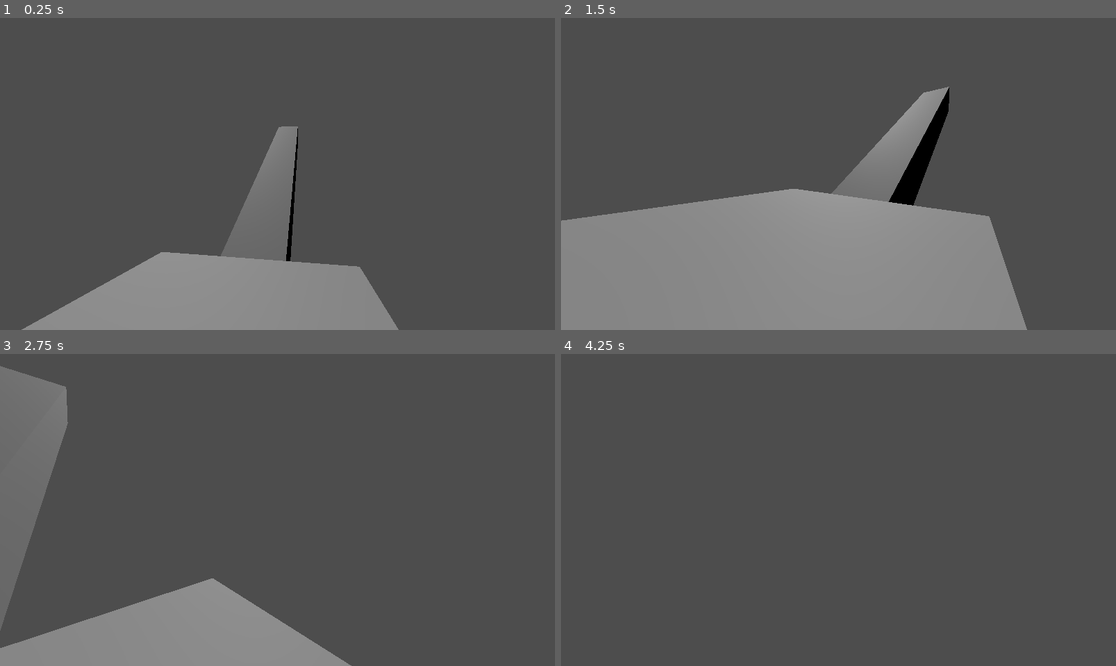
Above: before the commit, frames 1-4 (two rows, left to right).
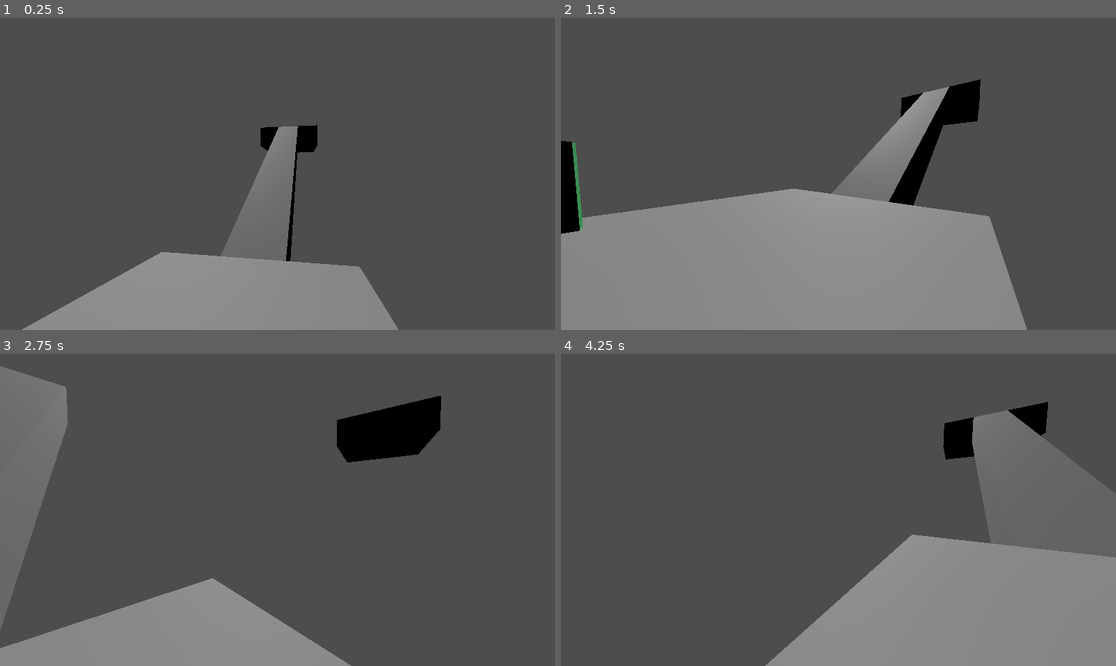
Above: after the commit, the same moments.

Repository: danitheturtle/godly-pets-delivery-service
Game: Godot game, scene res://scenes/main.tscn
Two runs of this game, one before a commit and one after it. Both use one fixed random seed, a clock stepped at 60 frames per second and the inputs below.
Inputs (mouse positions are in pixels of both pictures, inside the frame that each line leads up to):
- Up to frame 1 (0.25 s): no input
- Up to frame 2 (1.5 s): tap Enter at 0.5 s; move the mouse to (960, 158) at 0.52 s; press the mouse at (960, 158) at 0.53 s; hold D (right) 0.53-1.28 s; move the mouse to (810, 174) at 1.27 s; release the mouse at (810, 174) at 1.28 s; hold W (forward) from 1.28 s (still down); tap E (rotate_clockwise) at 1.35 s
- Up to frame 3 (2.75 s): keep holding W (forward); move the mouse to (288, 503) at 2.02 s; hold Q (rotate_counter_clockwise) from 2.03 s (still down)
- Up to frame 4 (4.25 s): move the mouse to (832, 516) at 2.77 s; release Q (rotate_counter_clockwise) at 2.78 s; tap X (toggle_cursor) at 2.85 s; move the mouse to (1005, 556) at 3.52 s; release W (forward) at 3.53 s; press the mouse at (1005, 556) at 3.53 s; hold A (left) from 3.53 s (still down); tap R (reset, bound only after the commit) at 4.15 s

The runs differ from the first frame. In frame 1, 0.5% of the frame differs, in the area x 46-58%, y 34-44%; in frame 2, 1.8%; in frame 3, 2.8%; in frame 4, 25%, in the area x 36-100%, y 15-100%.

Commit message:
added checkpoint reset system and wrote design docs for lots of mechanics

Diff:
--- a/godot/project.godot
+++ b/godot/project.godot
@@ -17,7 +17,8 @@
 
 [autoload]
 
-Utils="*res://scripts/utils.gd"
+Utils="*res://scripts/globals/utils.gd"
+State="*res://scripts/globals/state.gd"
 
 [display]
 
@@ -119,6 +120,11 @@
 "events": [Object(InputEventKey,"resource_local_to_scene":false,"resource_name":"","device":-1,"window_id":0,"alt_press …(190 unchanged characters)…
 ]
 }
+reset={
+"deadzone": 0.2,
+"events": [Object(InputEventKey,"resource_local_to_scene":false,"resource_name":"","device":-1,"window_id":0,"alt_pressed":false,"shift_pressed":false,"ctrl_pressed":false,"meta_pressed":false,"pressed":false,"keycode":0,"physical_keycode":82,"key_label":0,"unicode":114,"location":0,"echo":false,"script":null)
+]
+}
 
 [rendering]
 
--- /dev/null
+++ b/godot/scenes/checkpoint/checkpoint.gd
@@ -0,0 +1,19 @@
+extends Area3D
+class_name Checkpoint
+
+@export var isFirstInLevel: bool = false
+
+func activate_checkpoint() -> void:
+	State.lastCheckpoint = self
+
+func _unhandled_input(event: InputEvent ) -> void:
+	var eventHandled: bool = false
+	if (event.is_action("reset")):
+		if (isFirstInLevel || State.lastCheckpoint == self):
+			for resetable in State.touchedNodes:
+				resetable.reset()
+			State.player.transform.origin = transform.origin
+			eventHandled = true
+	# tell game event was handled and stop propagating
+	if (eventHandled):
+		get_tree().root.set_input_as_handled()
--- /dev/null
+++ b/godot/scenes/checkpoint/checkpoint.tscn
@@ -0,0 +1,24 @@
+[gd_scene load_steps=5 format=3 uid="uid://cyksofbl60ciy"]
+
+[ext_resource type="Script" uid="uid://dnavovcj455q7" path="res://scenes/checkpoint/checkpoint.gd" id="1_w77t2"]
+
+[sub_resource type="BoxMesh" id="BoxMesh_w77t2"]
+size = Vector3(0.5, 2, 0.5)
+
+[sub_resource type="StandardMaterial3D" id="StandardMaterial3D_w77t2"]
+albedo_color = Color(0.21176471, 0.6627451, 0.35686275, 1)
+
+[sub_resource type="BoxShape3D" id="BoxShape3D_tefeu"]
+size = Vector3(3, 2, 3)
+
+[node name="Checkpoint" type="Area3D"]
+script = ExtResource("1_w77t2")
+
+[node name="MeshInstance3D" type="MeshInstance3D" parent="."]
+transform = Transform3D(1, 0, 0, 0, 1, 0, 0, 0, 1, 0, 1, 0)
+mesh = SubResource("BoxMesh_w77t2")
+surface_material_override/0 = SubResource("StandardMaterial3D_w77t2")
+
+[node name="CollisionShape3D" type="CollisionShape3D" parent="."]
+transform = Transform3D(1, 0, 0, 0, 1, 0, 0, 0, 1, 0, 1, 0)
+shape = SubResource("BoxShape3D_tefeu")
--- a/godot/scenes/main.tscn
+++ b/godot/scenes/main.tscn
@@ -1,12 +1,17 @@
-[gd_scene load_steps=4 format=3 uid="uid://b64n2vugr0k72"]
+[gd_scene load_steps=5 format=3 uid="uid://b64n2vugr0k72"]
 
-[ext_resource type="PackedScene" uid="uid://ck2nk1xw7ihca" path="res://scenes/square_platform.tscn" id="1_jyhfs"]
-[ext_resource type="PackedScene" uid="uid://c0thkvhu37he4" path="res://scenes/player.tscn" id="1_o5qli"]
-[ext_resource type="PackedScene" uid="uid://b7ncvtwv1mvuy" path="res://scenes/stairs.tscn" id="3_sugp2"]
+[ext_resource type="PackedScene" uid="uid://ck2nk1xw7ihca" path="res://scenes/platform/square_platform.tscn" id="1_jyhfs"]
+[ext_resource type="PackedScene" uid="uid://c0thkvhu37he4" path="res://scenes/player/player.tscn" id="1_o5qli"]
+[ext_resource type="PackedScene" uid="uid://cyksofbl60ciy" path="res://scenes/checkpoint/checkpoint.tscn" id="1_tbgi4"]
+[ext_resource type="PackedScene" uid="uid://b7ncvtwv1mvuy" path="res://scenes/stairs/stairs.tscn" id="3_sugp2"]
 
 [node name="Node3D" type="Node3D"]
 
 [node name="SquarePlatform" parent="." instance=ExtResource("1_jyhfs")]
+
+[node name="Checkpoint" parent="SquarePlatform" instance=ExtResource("1_tbgi4")]
+transform = Transform3D(1, 0, 0, 0, 1, 0, 0, 0, 1, 2.872136, 1.4925458, 3.1202965)
+isFirstInLevel = true
 
 [node name="CharacterBody3D" parent="." instance=ExtResource("1_o5qli")]
 transform = Transform3D(-0.14483972, 0, 0.9894551, 0, 1, 0, -0.9894551, 0, -0.14483972, 2.8130512, 4.254733, -2.2026155)
@@ -16,3 +21,6 @@
 
 [node name="RotatingStaircase" parent="." instance=ExtResource("3_sugp2")]
 transform = Transform3D(1, 0, 0, 0, 1, 0, 0, 0, 1, -14.25, 5.625, 0)
+
+[node name="SquarePlatform2" parent="." instance=ExtResource("1_jyhfs")]
+transform = Transform3D(1, 0, 0, 0, 1, 0, 0, 0, 1, -28.5, 11.25, 0)
--- a/godot/scripts/platform.gd
+++ b/godot/scenes/platform/platform.gd
@@ -1,16 +1,16 @@
 extends AnimatableBody3D
 class_name Platform
 
-@export var secondsPerRotation = 1.0
-@export var secondsPerStairRotation = 1.0
-@export var rotationStops = 4
-@export var displayBasis: Basis = transform.basis
+@export var secondsPerRotation: float = 1.0
+@export var secondsPerStairRotation: float = 1.0
+@export var rotationStops: int = 4
 
-@onready var pivotsParent = $Pivots
-@onready var actorDetector = $ActorDetector
+@onready var pivotsParent: Node3D = $Pivots
+@onready var actorDetector: Area3D = $ActorDetector
+@onready var initialTransform: Transform3D = Transform3D(transform)
 
 var basisStops: Array[Basis] = []
-var rotationDir = 0
+var rotationDir: int = 0
 var rotationIndex: int = 0
 var rotationTimer: float = 0.0
 
@@ -20,17 +20,17 @@
 var pivotsRotationIndex: int = 0
 var pivotsRotationTimer: float = 0.0
 
-var platformControlled = false
+var platformControlled: bool = false
 
-var clockwiseQueued = false
-var counterClockwiseQueued = false
-var pivotsClockwiseQueued = false
-var pivotsCounterClockwiseQueued = false
+var clockwiseQueued: bool = false
+var counterClockwiseQueued: bool = false
+var pivotsClockwiseQueued: bool = false
+var pivotsCounterClockwiseQueued: bool = false
 
 func _ready() -> void:
 	# calculate the bases this platform can stop at
 	basisStops.append(Basis(transform.basis))
-	var rotationPerStepRad = TAU / rotationStops
+	var rotationPerStepRad: float = TAU / rotationStops
 	for i in range(1, rotationStops):
 		basisStops.append(basisStops[0].rotated(Vector3.UP, i*rotationPerStepRad).orthonormalized())
 
@@ -46,7 +46,6 @@
 	pass
 
 func _physics_process(delta: float) -> void:
-	displayBasis = pivots[0].transform.basis
 	if (rotationDir == 0):
 		if (clockwiseQueued):
 			clockwiseQueued = false
@@ -93,8 +92,22 @@
 		eventHandled = true
 	# tell game event was handled and stop propagating
 	if (eventHandled):
+		State.touchedNodes.append(self)
 		get_tree().root.set_input_as_handled()
 	pass
+
+func reset() -> void:
+	rotationDir = 0
+	rotationIndex = 0
+	rotationTimer = 0.0
+	pivotsRotationDir = 0
+	pivotsRotationIndex = 0
+	pivotsRotationTimer = 0.0
+	clockwiseQueued = false
+	counterClockwiseQueued = false
+	pivotsClockwiseQueued = false
+	pivotsCounterClockwiseQueued = false
+	transform = initialTransform
 
 func rotate_platform(delta: float) -> void:
 	rotationTimer += delta
@@ -127,6 +140,7 @@
 		var pivotCollisions = nextPivot.get_overlapping_bodies()
 		for col in pivotCollisions:
 			if (col is Stairs && col.get_parent() != nextPivot):
+				State.touchedNodes.append(col)
 				col.reparent(nextPivot, true)
 	pass
 
--- a/godot/scenes/square_platform.tscn
+++ b/godot/scenes/platform/square_platform.tscn
@@ -1,6 +1,6 @@
 [gd_scene load_steps=6 format=3 uid="uid://ck2nk1xw7ihca"]
 
-[ext_resource type="Script" uid="uid://b6r0nkerqmy6f" path="res://scripts/platform.gd" id="1_klhda"]
+[ext_resource type="Script" uid="uid://b6r0nkerqmy6f" path="res://scenes/platform/platform.gd" id="1_klhda"]
 
 [sub_resource type="BoxShape3D" id="BoxShape3D_sgp6g"]
 size = Vector3(9, 3, 9)
--- a/godot/scripts/player.gd
+++ b/godot/scenes/player/player.gd
@@ -1,5 +1,4 @@
 extends CharacterBody3D
-
 class_name Player
 
 @export var GRAVITY = -2
@@ -16,10 +15,10 @@
 
 # Called when the node enters the scene tree for the first time.
 func _ready() -> void:
-	pass
+	State.player = self
 
-func _process(_delta: float) -> void:
-	pass
+#func _process(_delta: float) -> void:
+	#pass
 
 func _physics_process(_delta: float) -> void:
 	if (cameraMoveDir.y < 0 && camera.rotation_degrees.x < 85) || (cameraMoveDir.y > 0 && camera.rotation_degrees.x > -85):
--- a/godot/scenes/player.tscn
+++ b/godot/scenes/player/player.tscn
@@ -1,6 +1,6 @@
 [gd_scene load_steps=4 format=3 uid="uid://c0thkvhu37he4"]
 
-[ext_resource type="Script" uid="uid://c38wmb61wavf1" path="res://scripts/player.gd" id="1_3vyb7"]
+[ext_resource type="Script" uid="uid://c38wmb61wavf1" path="res://scenes/player/player.gd" id="1_3vyb7"]
 
 [sub_resource type="CapsuleShape3D" id="CapsuleShape3D_3vyb7"]
 
--- /dev/null
+++ b/godot/scenes/stairs/stairs.gd
@@ -0,0 +1,9 @@
+extends AnimatableBody3D
+class_name Stairs
+
+@onready var initialParent = get_parent()
+@onready var initialTransform = Transform3D(transform)
+
+func reset() -> void:
+	reparent(initialParent, false)
+	transform = initialTransform
--- a/godot/scenes/stairs.tscn
+++ b/godot/scenes/stairs/stairs.tscn
@@ -1,8 +1,8 @@
 [gd_scene load_steps=4 format=3 uid="uid://b7ncvtwv1mvuy"]
 
-[ext_resource type="Script" uid="uid://uj5of8tsma8f" path="res://scripts/stairs.gd" id="1_t8gvg"]
-[ext_resource type="ArrayMesh" uid="uid://d3ywv5epcksy6" path="res://assets/staircase.obj" id="2_alqbs"]
-[ext_resource type="Shape3D" uid="uid://b6nqhrfkchyh8" path="res://assets/staircase.tres" id="3_frutw"]
+[ext_resource type="Script" uid="uid://uj5of8tsma8f" path="res://scenes/stairs/stairs.gd" id="1_t8gvg"]
+[ext_resource type="ArrayMesh" uid="uid://d3ywv5epcksy6" path="res://assets/stairs.obj" id="2_alqbs"]
+[ext_resource type="Shape3D" uid="uid://b6nqhrfkchyh8" path="res://assets/stairs.tres" id="3_frutw"]
 
 [node name="RotatingStaircase" type="AnimatableBody3D"]
 sync_to_physics = false
--- /dev/null
+++ b/godot/scripts/globals/state.gd
@@ -0,0 +1,5 @@
+extends Node
+
+var player: Player = null
+var lastCheckpoint: Checkpoint = null
+var touchedNodes: Array[Node3D] = []
--- a/godot/scripts/stairs.gd
+++ /dev/null
@@ -1,3 +0,0 @@
-extends AnimatableBody3D
-
-class_name Stairs
Not shown, removed: godot/assets/staircase.obj.import
Renamed: godot/assets/staircase.obj -> godot/assets/stairs.obj
Not shown, added: godot/assets/stairs.obj.import
Renamed: godot/assets/staircase.tres -> godot/assets/stairs.tres
Not shown, added: godot/scenes/checkpoint/checkpoint.gd.uid
Renamed: godot/scripts/platform.gd.uid -> godot/scenes/platform/platform.gd.uid
Renamed: godot/scripts/player.gd.uid -> godot/scenes/player/player.gd.uid
Renamed: godot/scripts/stairs.gd.uid -> godot/scenes/stairs/stairs.gd.uid
Not shown, added: godot/scripts/globals/state.gd.uid
Renamed: godot/scripts/utils.gd -> godot/scripts/globals/utils.gd
Renamed: godot/scripts/utils.gd.uid -> godot/scripts/globals/utils.gd.uid
Not shown, changed: gpds_obsidian/.obsidian/workspace.json
(and 3 more such lines)
